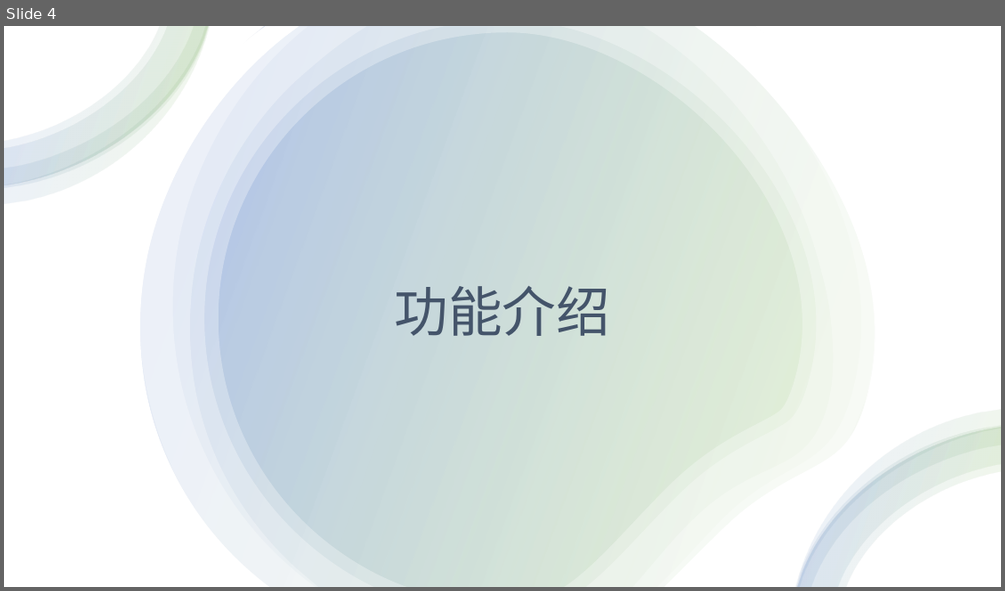
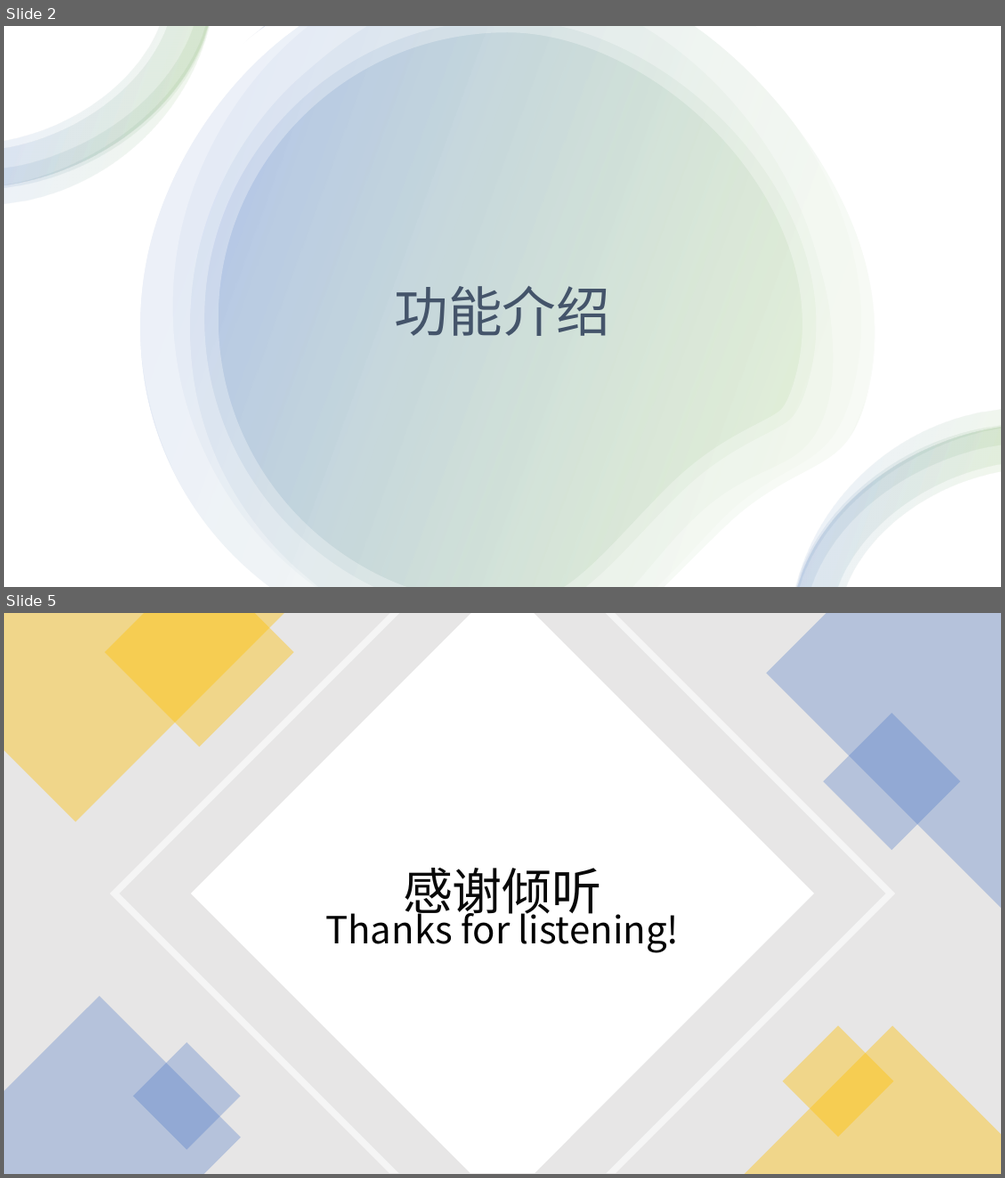
Before and after one commit to EmiseSam/Software-Engineering-2020Fall-iAccount, a slide deck: notes/结题KeyNote.pptx. Shown one above the other, each under a label of ours: slide 4 before the commit, slides 2 and 5 after it; the slides between them are not shown. The pictures are 1005x591 and 1005x1178 pixels, drawn with LibreOffice and Linux fonts; fonts in the diff are those of the drawing. Boxes give left, top, right and bottom in pixels: in the first picture for what was removed or moved away, otherwise in the second. Text is boxed around its words. In the diff, an @@ line names an element or a change of style, - is before the commit and + after.

```diff
--- a/notes/结题KeyNote.pptx
+++ b/notes/结题KeyNote.pptx
@@ slide 5 added at <box>4,613,1001,1174</box>, background #FFFFFF @@
@@ rectangle added at <box>4,613,1001,1174</box>, fill #E7E6E6 @@
@@ freeform shape added at <box>4,613,284,821</box>, fill #FFC000 at 40% opacity @@
@@ freeform shape added at <box>105,613,294,747</box>, fill #FFC000 at 40% opacity @@
@@ freeform shape added at <box>110,613,895,1174</box>, fill #FFFFFF at 60% opacity @@
@@ freeform shape added at <box>191,613,814,1174</box>, fill #FFFFFF @@
@@ freeform shape added at <box>766,613,1001,908</box>, fill #4472C4 at 30% opacity @@
@@ rectangle added at <box>823,713,961,850</box>, fill #4472C4 at 30% opacity @@
@@ title added at <box>403,868,602,922</box>, 48 pt, text #080808 @@
+感谢倾听
@@ subtitle added at <box>325,906,680,953</box>, 36 pt, text #000000 @@
+Thanks for listening!
@@ freeform shape added at <box>4,997,241,1174</box>, fill #4472C4 at 30% opacity @@
@@ freeform shape added at <box>744,1026,1001,1174</box>, fill #FFC000 at 40% opacity @@
@@ rectangle added at <box>783,1025,894,1136</box>, fill #FFC000 at 40% opacity @@
@@ rectangle added at <box>133,1042,241,1150</box>, fill #4472C4 at 30% opacity @@
@@ what was slide 4 is now slide 2 @@
```
Also in this commit, not shown: 2 slides changed, 2 slides removed, 22 other files.
